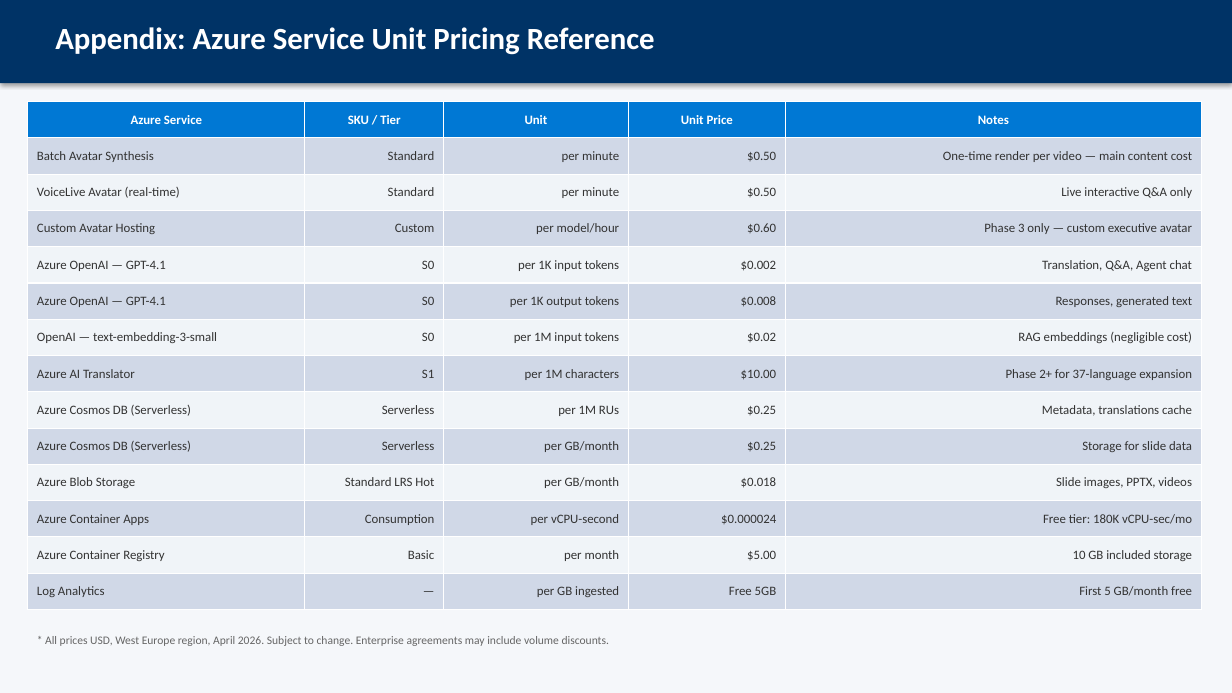
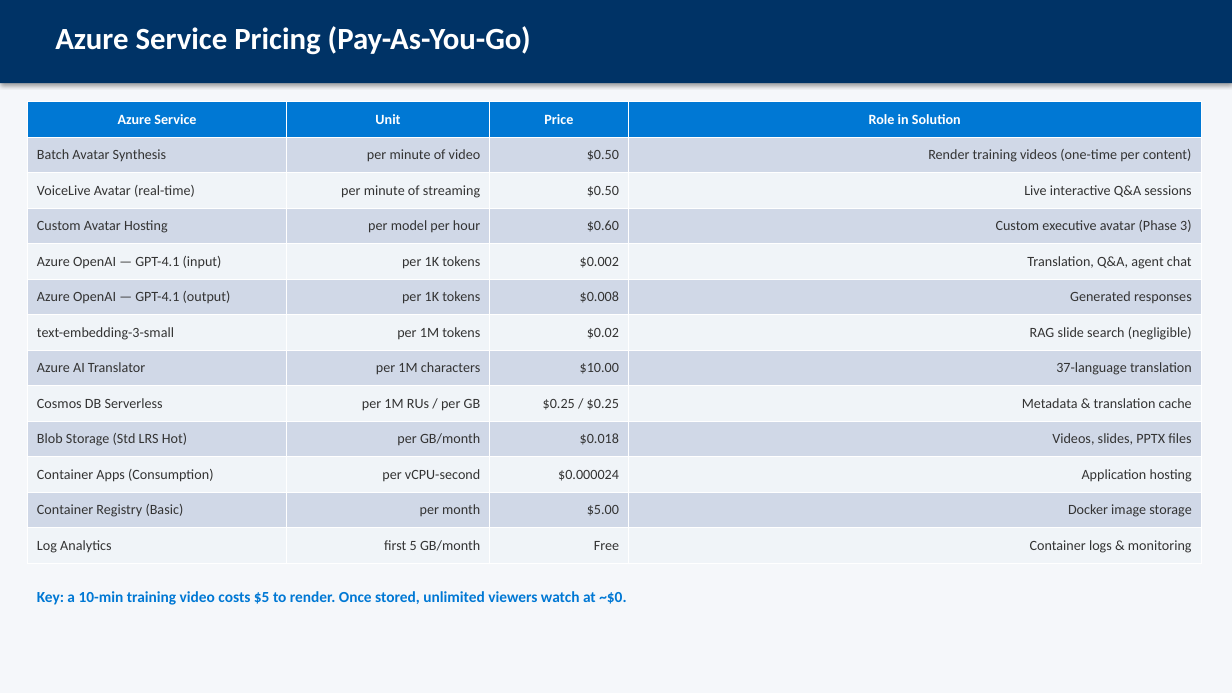
Before and after one commit to ozgurkarahan/ai-avatar-presenter, a slide deck: slide 2 of docs/RFI559-Cost-Estimation.pptx (slide 11 before the commit). Drawn at 1232x693 pixels with LibreOffice and Linux fonts; fonts in the diff are those of the drawing. Boxes give left, top, right and bottom in pixels: in the first picture for what was removed or moved away, otherwise in the second. Text is boxed around its words. In the diff, an @@ line names an element or a change of style, - is before the commit and + after.

```diff
--- a/docs/RFI559-Cost-Estimation.pptx
+++ b/docs/RFI559-Cost-Estimation.pptx
@@ text at (55,26,531,55): text changed @@
-Appendix: Azure Service Unit Pricing Reference
+Azure Service Pricing (Pay-As-You-Go)
@@ table at (28,102,1202,564) @@
-Azure Service | SKU / Tier | Unit | Unit Price | Notes
-Batch Avatar Synthesis | Standard | per minute | $0.50 | One-time render per video — main content cost
-VoiceLive Avatar (real-time) | Standard | per minute | $0.50 | Live interactive Q&A only
-Custom Avatar Hosting | Custom | per model/hour | $0.60 | Phase 3 only — custom executive avatar
-Azure OpenAI — GPT-4.1 | S0 | per 1K input tokens | $0.002 | Translation, Q&A, Agent chat
-Azure OpenAI — GPT-4.1 | S0 | per 1K output tokens | $0.008 | Responses, generated text
-OpenAI — text-embedding-3-small | S0 | per 1M input tokens | $0.02 | RAG embeddings (negligible cost)
-Azure AI Translator | S1 | per 1M characters | $10.00 | Phase 2+ for 37-language expansion
-Azure Cosmos DB (Serverless) | Serverless | per 1M RUs | $0.25 | Metadata, translations cache
-Azure Cosmos DB (Serverless) | Serverless | per GB/month | $0.25 | Storage for slide data
-Azure Blob Storage | Standard LRS Hot | per GB/month | $0.018 | Slide images, PPTX, videos
-Azure Container Apps | Consumption | per vCPU-second | $0.000024 | Free tier: 180K vCPU-sec/mo
-Azure Container Registry | Basic | per month | $5.00 | 10 GB included storage
-Log Analytics | — | per GB ingested | Free 5GB | First 5 GB/month free
+Azure Service | Unit | Price | Role in Solution
+Batch Avatar Synthesis | per minute of video | $0.50 | Render training videos (one-time per content)
+VoiceLive Avatar (real-time) | per minute of streaming | $0.50 | Live interactive Q&A sessions
+Custom Avatar Hosting | per model per hour | $0.60 | Custom executive avatar (Phase 3)
+Azure OpenAI — GPT-4.1 (input) | per 1K tokens | $0.002 | Translation, Q&A, agent chat
+Azure OpenAI — GPT-4.1 (output) | per 1K tokens | $0.008 | Generated responses
+text-embedding-3-small | per 1M tokens | $0.02 | RAG slide search (negligible)
+Azure AI Translator | per 1M characters | $10.00 | 37-language translation
+Cosmos DB Serverless | per 1M RUs / per GB | $0.25 / $0.25 | Metadata & translation cache
+Blob Storage (Std LRS Hot) | per GB/month | $0.018 | Videos, slides, PPTX files
+Container Apps (Consumption) | per vCPU-second | $0.000024 | Application hosting
+Container Registry (Basic) | per month | $5.00 | Docker image storage
+Log Analytics | first 5 GB/month | Free | Container logs & monitoring
@@ text at (37,591,626,605): text changed; size 9 to 12 pt; text colour #666666 to #0078D4; bold on @@
-* All prices USD, West Europe region, April 2026. Subject to change. Enterprise agreements may include volume discounts.
+Key: a 10-min training video costs $5 to render. Once stored, unlimited viewers watch at ~$0.
```
Also in this commit, not shown: 3 other slides changed, 1 slide added, 8 slides removed, 2 other files.
